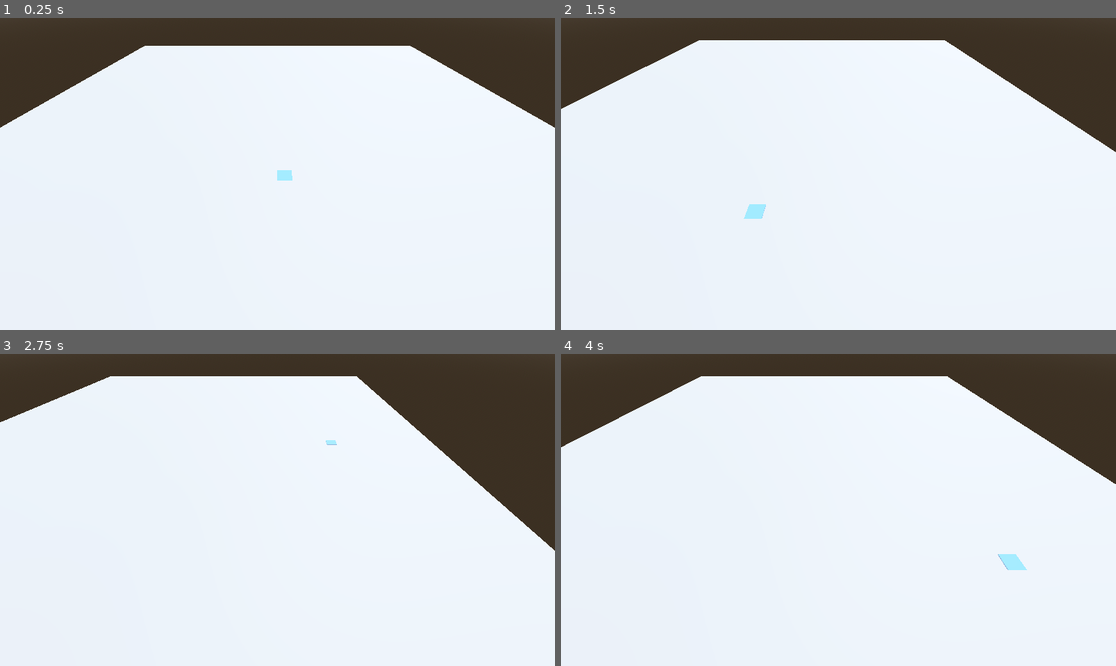
Above: before the commit, frames 1-4 (two rows, left to right).
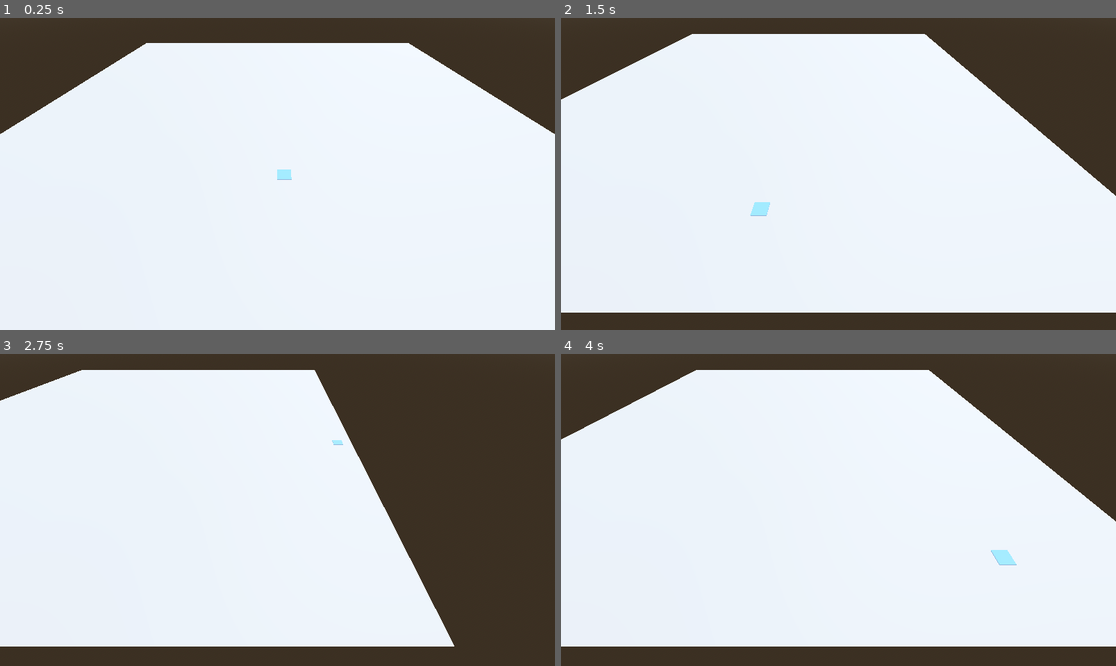
Above: after the commit, the same moments.

Repository: SirPrincy/TrayB
Game: Godot game, scene res://main.tscn
The game is run twice, just before and just after one commit, with the same random seed, the same clock (stepped at 60 frames per second) and the same inputs.
Inputs (mouse positions are in pixels of both pictures, inside the frame that each line leads up to):
- Up to frame 1 (0.25 s): no input
- Up to frame 2 (1.5 s): tap Enter (ui_accept) at 0.5, 0.77 s; move the mouse to (960, 158) at 0.52 s; hold D 0.53-1.25 s; hold Z 0.53-1.25 s; click (960, 158) at 0.67 s; drag from (727, 189) to (810, 236) at 1.27 s
- Up to frame 3 (2.75 s): tap Enter (ui_accept) at 2 s; move the mouse to (333, 441) at 2.02 s; hold D from 2.03 s (still down); tap 1 at 2.1 s; click (333, 441) at 2.17 s
- Up to frame 4 (4 s): release D at 2.75 s; drag from (810, 572) to (672, 463) at 2.77 s; move the mouse to (1005, 556) at 3.52 s; hold A from 3.53 s (still down); tap 3 at 3.6 s; click (1005, 556) at 3.67 s; tap Enter (ui_accept) at 3.77 s

The runs differ from the first frame. In frame 1, 0.9% of the frame differs, in the area x 0-100%, y 8-53%; in frame 2, 10%; in frame 3, 25%, in the area x 0-100%, y 5-100%; in frame 4, 10%.

Commit message:
Amélioration majeure de la caméra RTS : zoom fluide, tilt dynamique, edge panning et drag.
Co-authored-by: SirPrincy <267638137+SirPrincy@users.noreply.github.com>

Diff:
--- a/scripts/RTSCamera.gd
+++ b/scripts/RTSCamera.gd
@@ -6,31 +6,36 @@
 @export_group("Déplacement")
 @export var move_speed: float = 20.0
 @export var acceleration: float = 10.0
+@export var edge_margin: int = 20
+@export var use_edge_panning: bool = true
 
 @export_group("Zoom")
-@export var zoom_speed: float = 2.0
+@export var zoom_speed: float = 5.0
 @export var min_zoom: float = 5.0
-@export var max_zoom: float = 50.0
+@export var max_zoom: float = 60.0
+@export var smooth_zoom_speed: float = 10.0
 
 @export_group("Rotation")
 @export var rotation_speed: float = 2.0
+@export var tilt_angle_min: float = -60.0 # Angle quand on est proche
+@export var tilt_angle_max: float = -30.0 # Angle quand on est loin
 
 var _target_position: Vector3 # Position du pivot au sol
-var _target_zoom: float = 20.0
+var _target_zoom: float = 30.0
 var _target_rotation: float = 0.0
+var _current_zoom: float = 30.0
 
 func _ready() -> void:
-	# On initialise la position cible au sol (projection du point de vue initial)
+	# On initialise la position cible au sol
 	_target_position = global_position
 	_target_position.y = 0
 	_target_rotation = rotation.y
-
-	# Inclinaison fixe vers le sol
-	rotation_degrees.x = -45
+	_current_zoom = _target_zoom
 
 func _process(delta: float) -> void:
 	_handle_movement(delta)
 	_handle_rotation(delta)
+	_update_camera_transform(delta)
 
 func _input(event: InputEvent) -> void:
 	# Zoom avec la molette
@@ -40,38 +45,66 @@
 		elif event.button_index == MOUSE_BUTTON_WHEEL_DOWN:
 			_target_zoom = min(max_zoom, _target_zoom + zoom_speed)
 
-	# Rotation avec le bouton central
-	if event is InputEventMouseMotion and Input.is_mouse_button_pressed(MOUSE_BUTTON_MIDDLE):
-		_target_rotation -= event.relative.x * 0.01
+	# Rotation et Drag
+	if event is InputEventMouseMotion:
+		# Rotation avec le bouton central
+		if Input.is_mouse_button_pressed(MOUSE_BUTTON_MIDDLE):
+			_target_rotation -= event.relative.x * 0.005
+
+		# Déplacement par "drag" avec le bouton droit
+		if Input.is_mouse_button_pressed(MOUSE_BUTTON_RIGHT):
+			var drag_speed = _current_zoom * 0.001
+			var drag_dir = Vector3(-event.relative.x, 0, -event.relative.y).rotated(Vector3.UP, rotation.y)
+			_target_position += drag_dir * drag_speed * 100 * get_process_delta_time()
 
 func _handle_rotation(delta: float) -> void:
-	# Rotation fluide
 	rotation.y = lerp_angle(rotation.y, _target_rotation, acceleration * delta)
 
 func _handle_movement(delta: float) -> void:
 	var input_dir = Vector2.ZERO
 
-	# Mouvements ZQSD / WASD
+	# Touches ZQSD / WASD
 	if Input.is_key_pressed(KEY_W) or Input.is_key_pressed(KEY_Z): input_dir.y -= 1
 	if Input.is_key_pressed(KEY_S): input_dir.y += 1
 	if Input.is_key_pressed(KEY_A) or Input.is_key_pressed(KEY_Q): input_dir.x -= 1
 	if Input.is_key_pressed(KEY_D): input_dir.x += 1
 
+	# Edge panning
+	if use_edge_panning:
+		var mouse_pos = get_viewport().get_mouse_position()
+		var screen_size = get_viewport().get_visible_rect().size
+		if mouse_pos.x < edge_margin: input_dir.x -= 1
+		if mouse_pos.x > screen_size.x - edge_margin: input_dir.x += 1
+		if mouse_pos.y < edge_margin: input_dir.y -= 1
+		if mouse_pos.y > screen_size.y - edge_margin: input_dir.y += 1
+
 	input_dir = input_dir.normalized()
 
-	# Calcul des directions par rapport à la rotation actuelle
+	# Vitesse adaptée au zoom (plus on est haut, plus on va vite)
+	var speed_multiplier = lerp(1.0, 3.0, (_current_zoom - min_zoom) / (max_zoom - min_zoom))
+
 	var forward = Vector3.FORWARD.rotated(Vector3.UP, rotation.y)
 	var right = Vector3.RIGHT.rotated(Vector3.UP, rotation.y)
 	var move_dir = (forward * input_dir.y + right * input_dir.x)
 
-	# Mise à jour de la position cible du pivot au sol
-	_target_position += move_dir * move_speed * delta
+	_target_position += move_dir * move_speed * speed_multiplier * delta
 
-	# Calcul de la position réelle de la caméra par rapport au pivot
-	# On recule sur l'axe Z local (après rotation) et on monte sur l'axe Y
-	# Pour un angle de 45°, reculer de _target_zoom et monter de _target_zoom
-	# permet de rester focalisé sur le point _target_position au sol.
-	var offset = Vector3(0, _target_zoom, _target_zoom).rotated(Vector3.UP, rotation.y)
+func _update_camera_transform(delta: float) -> void:
+	# Zoom fluide
+	_current_zoom = lerp(_current_zoom, _target_zoom, smooth_zoom_speed * delta)
+
+	# Calcul de l'inclinaison dynamique (Tilt)
+	var zoom_percent = (_current_zoom - min_zoom) / (max_zoom - min_zoom)
+	var current_tilt = lerp(tilt_angle_min, tilt_angle_max, zoom_percent)
+	rotation.x = lerp_angle(rotation.x, deg_to_rad(current_tilt), acceleration * delta)
+
+	# Calcul de la position par rapport au pivot au sol
+	# On utilise la trigonométrie pour garder le point cible au centre
+	var tilt_rad = rotation.x
+	var dist_z = _current_zoom * cos(tilt_rad)
+	var dist_y = _current_zoom * -sin(tilt_rad) # rotation.x est négative
+
+	var offset = Vector3(0, dist_y, dist_z).rotated(Vector3.UP, rotation.y)
 	var desired_cam_pos = _target_position + offset
 
 	global_position = global_position.lerp(desired_cam_pos, acceleration * delta)
